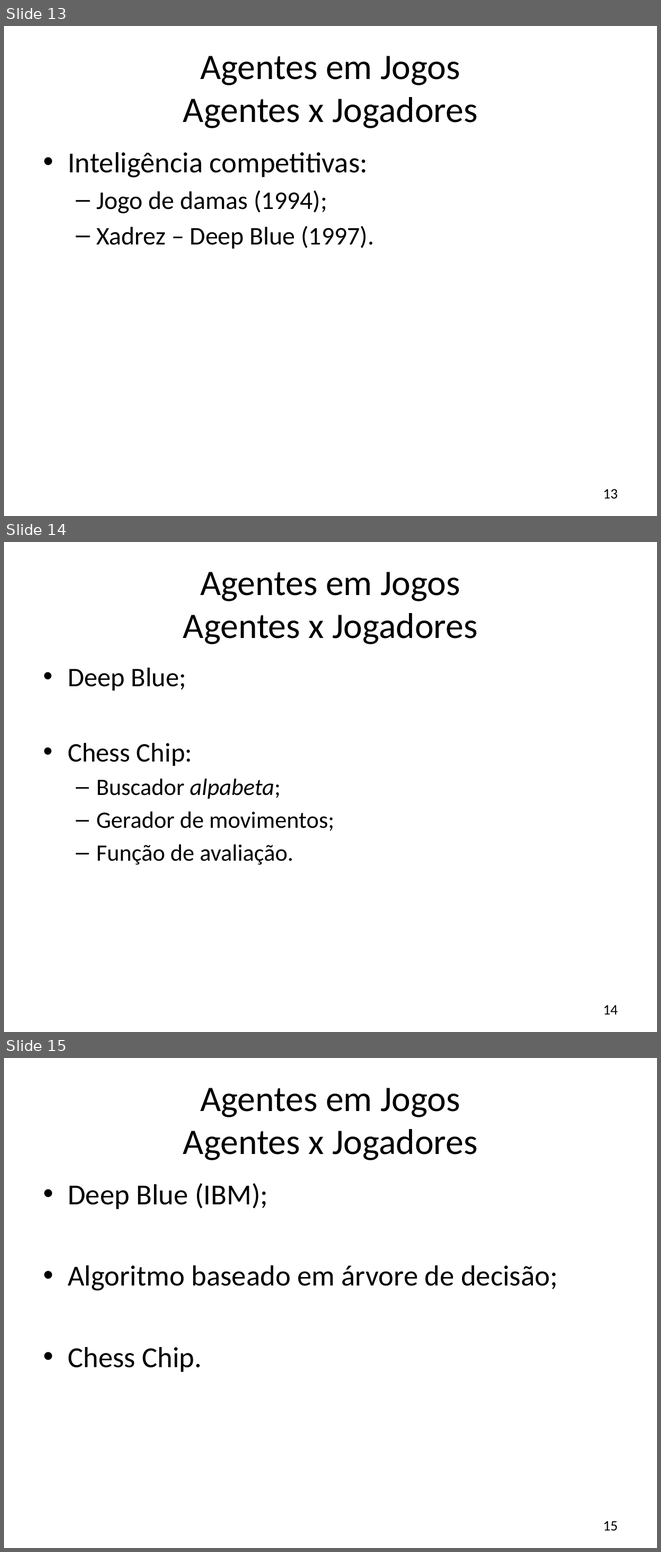
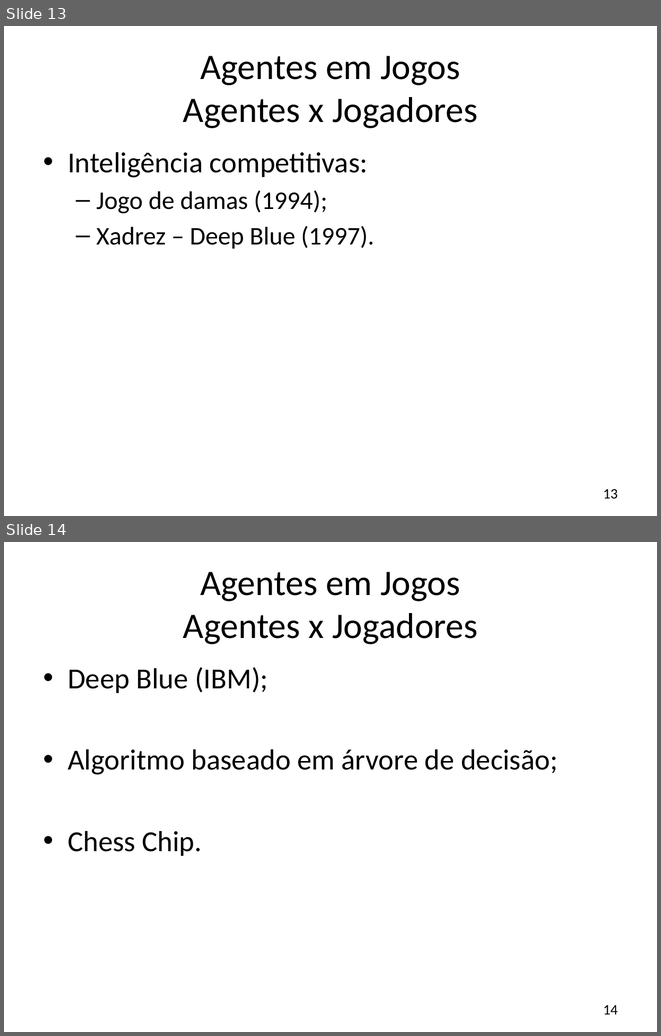
Before and after one commit to JonathanOhara/dissertacao, a slide deck: Apresentação Qualificação.pptx. Shown one above the other, each under a label of ours: slides 13, 14 and 15 before the commit, slides 13 and 14 after it. The pictures are 661x1552 and 661x1036 pixels, drawn with LibreOffice and Linux fonts; fonts in the diff are those of the drawing; background and template pictures are left out. Boxes give left, top, right and bottom in pixels: in the first picture for what was removed or moved away, otherwise in the second. Text is boxed around its words. In the diff, an @@ line names an element or a change of style, - is before the commit and + after.

```diff
--- a/Apresentação Qualificação.pptx
+++ b/Apresentação Qualificação.pptx
@@ slide 14 removed at [4, 542, 657, 1032], background #FFFFFF @@
@@ title removed at [183, 572, 477, 644] @@
-Agentes em Jogos
-Agentes x Jogadores
@@ text removed at [68, 668, 334, 865] @@
-• Deep Blue;
-• Chess Chip:
-  – Buscador alpabeta;
-  – Gerador de movimentos;
-  – Função de avaliação.
@@ page number removed at [603, 1005, 618, 1014] @@
-14
@@ what was slide 15 is now slide 14 @@
@@ page number at [603, 1005, 618, 1014]: text changed @@
-15
+14
```
Also in this commit, not shown: 9 slides changed.
